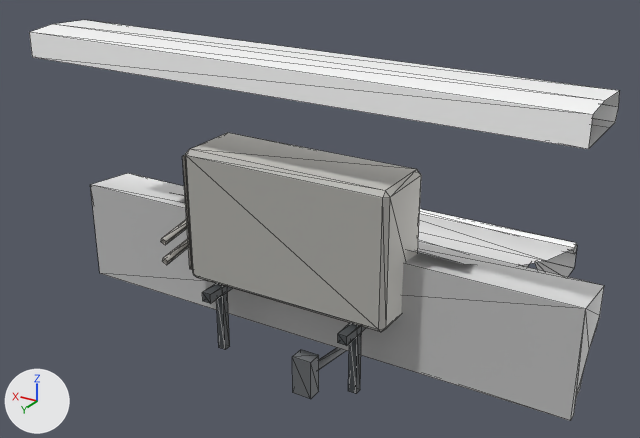
What one commit did to the glTF model public/models/houses/casas.glb.
The view is the same before and after, from a camera (50 mm lens) standing at (-1.518, 2.395, 1.245) and looking at (0.204, -0.474, -0.189). The lights are fixed; the arrows at lower left show +X, +Y and +Z. The older version comes first. Mesh edges are drawn as thin lines.

In view in the first picture: 'aire', 'brazo', 'cornisa', 'toldo'.
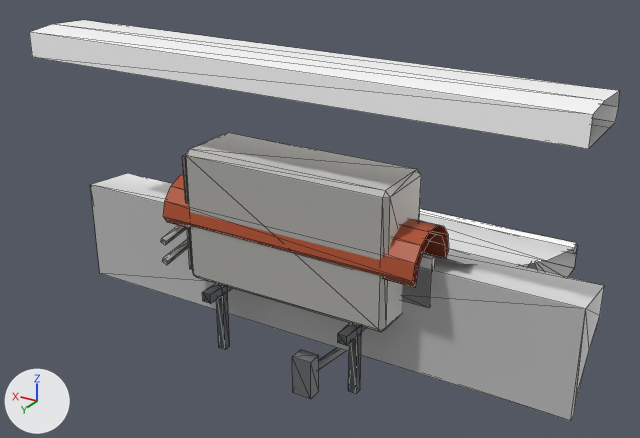
The change, as a list of edits to the scene's bpy script:
```text
Add mat_defaultmaterial_005:
    mat_defaultmaterial_005 = bpy.data.materials.new('DefaultMaterial.005')
    mat_defaultmaterial_005.use_nodes = True; mat_defaultmaterial_005.node_tree.nodes.clear()
    _N = mat_defaultmaterial_005.node_tree.nodes; _L = mat_defaultmaterial_005.node_tree.links
    n0 = _N.new('ShaderNodeOutputMaterial'); n0.name = 'Material Output'
    n1 = _N.new('ShaderNodeBsdfPrincipled'); n1.name = 'Principled BSDF'
    n2 = _N.new('ShaderNodeVertexColor'); n2.name = 'Color Attribute'
    _L.new(n1.outputs[0], n0.inputs[0])  # 'BSDF' to 'Surface'
    _L.new(n2.outputs[0], n1.inputs[0])  # 'Color' to 'Base Color'
Add mat_defaultmaterial_004:
    mat_defaultmaterial_004 = bpy.data.materials.new('DefaultMaterial.004')
    mat_defaultmaterial_004.use_nodes = True; mat_defaultmaterial_004.node_tree.nodes.clear()
    _N = mat_defaultmaterial_004.node_tree.nodes; _L = mat_defaultmaterial_004.node_tree.links
    n0 = _N.new('ShaderNodeOutputMaterial'); n0.name = 'Material Output'
    n1 = _N.new('ShaderNodeBsdfPrincipled'); n1.name = 'Principled BSDF'
    n2 = _N.new('ShaderNodeVertexColor'); n2.name = 'Color Attribute'
    _L.new(n1.outputs[0], n0.inputs[0])  # 'BSDF' to 'Surface'
    _L.new(n2.outputs[0], n1.inputs[0])  # 'Color' to 'Base Color'
Add me_cenefa:
    me_cenefa.from_pydata(...)  # 12 vertices, 20 faces; spans x -0.5..0.5, y -0.035..0.0, z -0.18..0.0
    me_cenefa.materials.append(mat_defaultmaterial_005)
Add me_cumbrera:
    me_cumbrera.from_pydata(...)  # 32 vertices, 32 faces; spans x -0.5..0.5, y -0.14..0.14, z -0.05..0.107
    me_cumbrera.materials.append(mat_defaultmaterial_004)
Add ob_cenefa:
    ob_cenefa = bpy.data.objects.new('cenefa', me_cenefa)
    ob_cenefa.location = (0.0, 0.0, 0.0)
Add ob_cumbrera:
    ob_cumbrera = bpy.data.objects.new('cumbrera', me_cumbrera)
    ob_cumbrera.location = (0.0, 0.0, 0.0)
```

Pixel boxes [x1, y1, x2, y2] of what changed, in the pictures (640 x 438 px):
'cumbrera', added (brown): after [163, 173, 449, 287]
'cenefa', added: after [402, 253, 435, 308]
